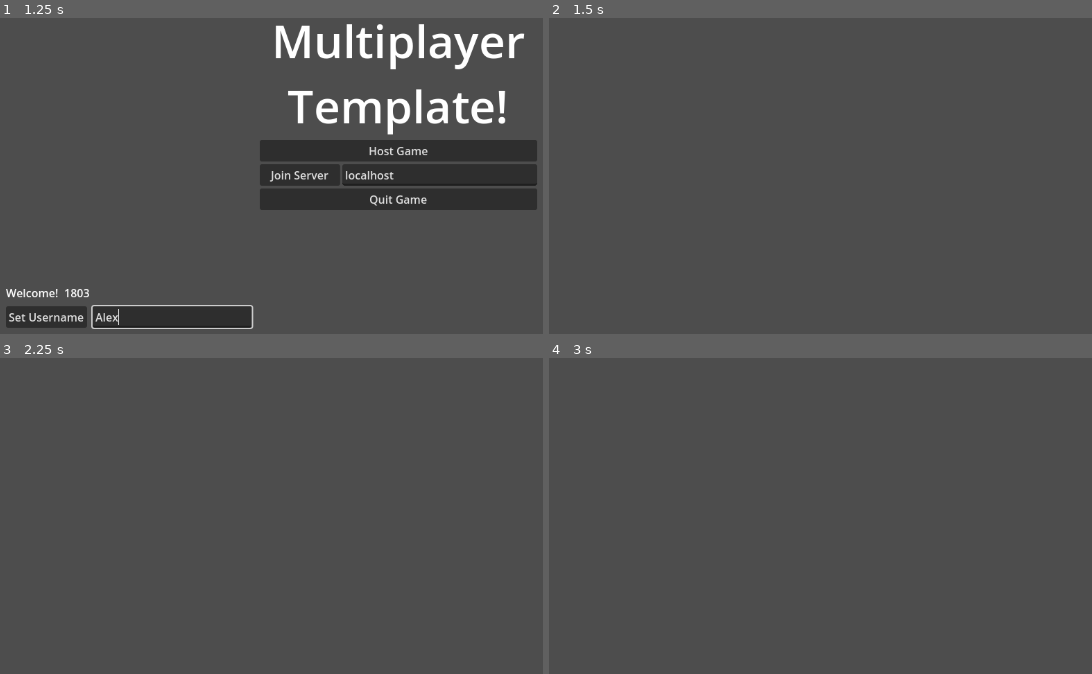
Above: before the commit, frames 1-4 (two rows, left to right).
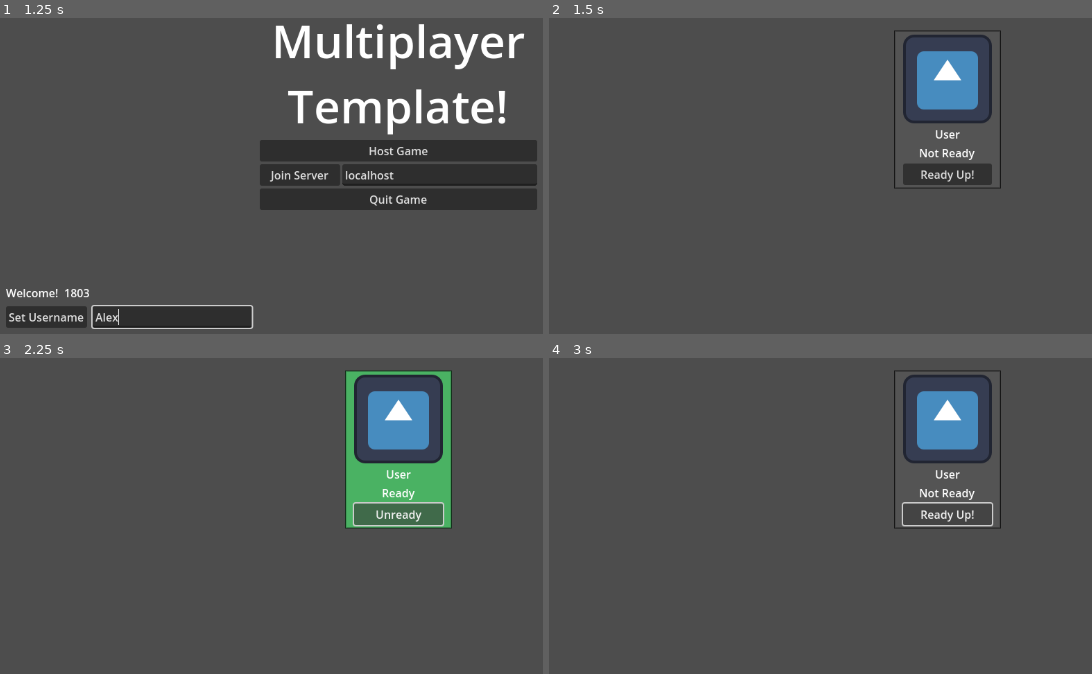
Above: after the commit, the same moments.

Repository: RichardGubijev/godot-multiplayer-template
Game: Godot game, scene res://multiplayer_files/game_scene/game.tscn
Same seed, same stepped clock (60 frames per second), same inputs: the game is played once before the commit and once after it. The engine's default icon, where the game draws it, is replaced by a stand-in: a white triangle on a blue panel in a dark square.
Inputs (mouse positions are in pixels of both pictures, inside the frame that each line leads up to):
- Up to frame 1 (1.25 s): click (173, 318) at 0.52 s; type "Alex" at 0.6 s
- Up to frame 2 (1.5 s): click "Host Game" at 1.25 s
- Up to frame 3 (2.25 s): click (396, 512) at 2 s, where only the run after the commit has a clickable "Ready Up!"
- Up to frame 4 (3 s): click (945, 512) at 2.75 s, where only the run after the commit has a clickable "Unready"

Frame 1 is identical in both runs. In frame 2, 4.2% of the frame differs, in the area x 63-84%, y 3-55%; in frame 3, 8.1%; in frame 4, 3.6%.

Commit message:
Add lobby, not ready

Diff:
--- a/multiplayer_files/game_scene/game.tscn
+++ b/multiplayer_files/game_scene/game.tscn
@@ -7,3 +7,7 @@
 script = ExtResource("1_782jj")
 
 [node name="main_menu" parent="." instance=ExtResource("2_y7hyw")]
+
+[node name="MultiplayerSpawner" type="MultiplayerSpawner" parent="."]
+_spawnable_scenes = PackedStringArray("res://multiplayer_files/lobby_scene/lobby_scene.tscn")
+spawn_path = NodePath("..")
--- /dev/null
+++ b/multiplayer_files/lobby_scene/lobby_scene.gd
@@ -0,0 +1,17 @@
+extends Control
+
+@onready var hbox_container: HBoxContainer = $HBoxContainer
+var player_card_scene: PackedScene = preload("res://multiplayer_files/player_card_scene/player_card.tscn")
+
+func _ready() -> void:
+	if is_multiplayer_authority():
+		multiplayer.peer_connected.connect(add_player)
+		var connected_players = multiplayer.get_peers()
+		connected_players.append(1)
+		for p in connected_players:
+			add_player(p)
+
+func add_player(id: int):
+	var player = player_card_scene.instantiate()
+	player.name = str(id)
+	hbox_container.add_child(player)
--- /dev/null
+++ b/multiplayer_files/lobby_scene/lobby_scene.tscn
@@ -0,0 +1,27 @@
+[gd_scene load_steps=2 format=3 uid="uid://ci2xst2kja1jr"]
+
+[ext_resource type="Script" path="res://multiplayer_files/lobby_scene/lobby_scene.gd" id="1_fywcn"]
+
+[node name="LobbyScene" type="Control"]
+layout_mode = 3
+anchors_preset = 15
+anchor_right = 1.0
+anchor_bottom = 1.0
+grow_horizontal = 2
+grow_vertical = 2
+script = ExtResource("1_fywcn")
+
+[node name="HBoxContainer" type="HBoxContainer" parent="."]
+layout_mode = 1
+anchors_preset = 8
+anchor_left = 0.5
+anchor_top = 0.5
+anchor_right = 0.5
+anchor_bottom = 0.5
+grow_horizontal = 2
+grow_vertical = 2
+theme_override_constants/separation = 190
+
+[node name="MultiplayerSpawner" type="MultiplayerSpawner" parent="."]
+_spawnable_scenes = PackedStringArray("res://multiplayer_files/player_card_scene/player_card.tscn")
+spawn_path = NodePath("../HBoxContainer")
--- a/multiplayer_files/main_menu_scene/main_menu.gd
+++ b/multiplayer_files/main_menu_scene/main_menu.gd
@@ -5,6 +5,8 @@
 
 @onready var username_line: LineEdit = $VBoxContainer2/HBoxContainer2/username_line
 @onready var username_label: Label = $VBoxContainer2/HBoxContainer/username_label
+
+var lobby_scene: PackedScene = preload("res://multiplayer_files/lobby_scene/lobby_scene.tscn")
 
 var PORT = 25565
 
@@ -18,7 +20,10 @@
 	var peer = ENetMultiplayerPeer.new()
 	peer.create_server(PORT)
 	multiplayer.multiplayer_peer = peer
+	var lobby = lobby_scene.instantiate()
+	game.add_child(lobby)
 	game.remove_child(self)
+
 
 func _on_join_button_pressed() -> void:
 	var peer = ENetMultiplayerPeer.new()
--- a/multiplayer_files/player_card_scene/player_card.gd
+++ b/multiplayer_files/player_card_scene/player_card.gd
@@ -1,34 +1,36 @@
-extends Panel
+extends Node
 
-@onready var panel: Panel = $"."
-@onready var texture_rect: TextureRect = $VBoxContainer/TextureRect
-@onready var name_label: Label = $VBoxContainer/name_label
-@onready var status_label: Label = $VBoxContainer/status_label
-@onready var ready_button: Button = $VBoxContainer/ready_button
+@onready var panel: Panel = $player_card
+@onready var texture_rect: TextureRect = $player_card/VBoxContainer/TextureRect
+@onready var name_label: Label = $player_card/VBoxContainer/name_label
+@onready var status_label: Label = $player_card/VBoxContainer/status_label
+@onready var ready_button: Button = $player_card/VBoxContainer/ready_button
 
 const NOT_READY = preload("res://multiplayer_files/player_card_scene/styles/not_ready.tres")
 const READY = preload("res://multiplayer_files/player_card_scene/styles/ready.tres")
 
-var ready_status: bool = false
-var username: String = "User":
+@export var ready_status: bool = false:
 	set(value):
-		name_label.text = value
-		username = value
+		ready_status = value
+		call_deferred("update_status")
 
-func _ready() -> void:
-	pass
+func _enter_tree() -> void:
+	set_multiplayer_authority(int(str(name)))
+
+func _ready():
+	if is_multiplayer_authority():
+		ready_button.disabled = false
+	update_status()
 
 func _on_ready_button_pressed() -> void:
-	update_status()
+	ready_status = !ready_status
 
 func update_status():
 	if ready_status:
-		ready_status = false
+		status_label.text = "Ready"
+		panel.add_theme_stylebox_override("panel", READY)
+		ready_button.text = "Unready"
+	else:
 		status_label.text = "Not Ready"
 		panel.add_theme_stylebox_override("panel", NOT_READY)
 		ready_button.text = "Ready Up!"
-	else:
-		ready_status = true
-		status_label.text = "Ready"
-		panel.add_theme_stylebox_override("panel", READY)
-		ready_button.text = "Unready"
--- a/multiplayer_files/player_card_scene/player_card.tscn
+++ b/multiplayer_files/player_card_scene/player_card.tscn
@@ -1,14 +1,20 @@
-[gd_scene load_steps=4 format=3 uid="uid://r70a1bgj3t11"]
+[gd_scene load_steps=5 format=3 uid="uid://r70a1bgj3t11"]
 
 [ext_resource type="Script" path="res://multiplayer_files/player_card_scene/player_card.gd" id="1_4q71v"]
 [ext_resource type="StyleBox" uid="uid://b6xk8gqjtbmk0" path="res://multiplayer_files/player_card_scene/styles/not_ready.tres" id="2_253i1"]
 [ext_resource type="Texture2D" uid="uid://5matduxr6k6j" path="res://assets/icon.svg" id="2_jy145"]
+
+[sub_resource type="SceneReplicationConfig" id="SceneReplicationConfig_l4k2v"]
+properties/0/path = NodePath(".:ready_status")
+properties/0/spawn = true
+properties/0/replication_mode = 1
 
 [node name="Control" type="Control"]
 layout_mode = 3
 anchors_preset = 0
 offset_right = 40.0
 offset_bottom = 40.0
+script = ExtResource("1_4q71v")
 
 [node name="player_card" type="Panel" parent="."]
 layout_mode = 1
@@ -24,7 +30,6 @@
 grow_horizontal = 2
 grow_vertical = 2
 theme_override_styles/panel = ExtResource("2_253i1")
-script = ExtResource("1_4q71v")
 
 [node name="VBoxContainer" type="VBoxContainer" parent="player_card"]
 layout_mode = 1
@@ -59,6 +64,10 @@
 
 [node name="ready_button" type="Button" parent="player_card/VBoxContainer"]
 layout_mode = 2
+disabled = true
 text = "Ready Up!"
 
-[connection signal="pressed" from="player_card/VBoxContainer/ready_button" to="player_card" method="_on_ready_button_pressed"]
+[node name="MultiplayerSynchronizer" type="MultiplayerSynchronizer" parent="."]
+replication_config = SubResource("SceneReplicationConfig_l4k2v")
+
+[connection signal="pressed" from="player_card/VBoxContainer/ready_button" to="." method="_on_ready_button_pressed"]
